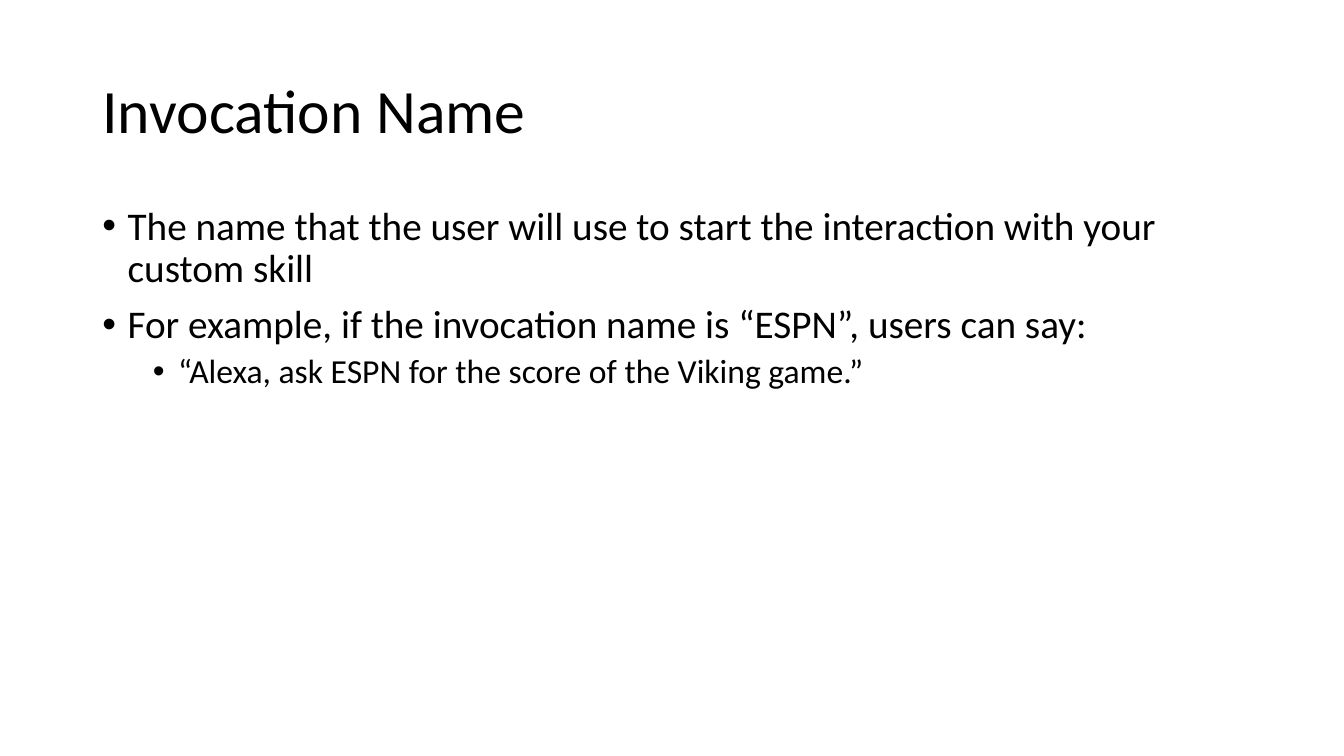
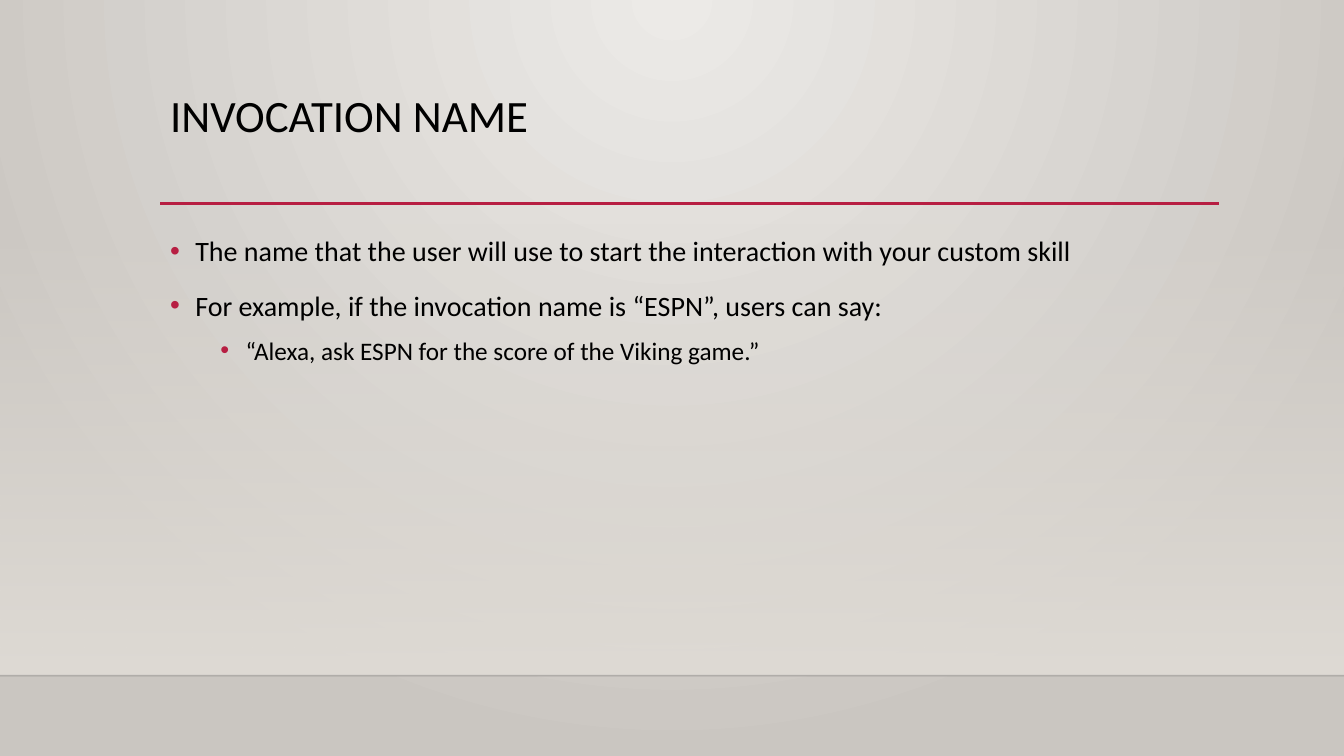
Before and after one commit to haydenwade/speaking-st-cloud-alexa-nodejs-public-apis, a slide deck: slide 6 of Building An Custom.pptx (slide 7 before the commit). Drawn at 1344x756 pixels with LibreOffice and Linux fonts; fonts in the diff are those of the drawing; background and template pictures are left out. Boxes give left, top, right and bottom in pixels: in the first picture for what was removed or moved away, otherwise in the second. Text is boxed around its words. In the diff, an @@ line names an element or a change of style, - is before the commit and + after.

```diff
--- a/Building An Custom.pptx
+++ b/Building An Custom.pptx
@@ background #FFFFFF to gradient #ECEAE7 to #CAC7C1 @@
@@ title "INVOCATION NAME" at (x1=170, y1=103, x2=528, y2=133): vertical alignment middle to top @@
@@ title at (x1=170, y1=103, x2=528, y2=133): text changed; size 44 to 32 pt @@
-Invocation Name
+INVOCATION NAME
@@ line added from (160, 204) to (1220, 204), #B71E42 2.5 pt @@
@@ rectangle added at (x1=0, y1=223, x2=1344, y2=676), fill gradient #DFDBD5 @@
@@ text "The name that the user ..." moved from (x1=128, y1=212, x2=1155, y2=389) to (x1=195, y1=241, x2=1070, y2=365) @@
@@ text "The name that the user ..." at (x1=195, y1=241, x2=1070, y2=365): size 28 to 20 pt in "The name that the user will use ...", "For example, if the invocation name is ..."; size 24 to 18 pt in "“Alexa, ask ESPN for the score of ..."; line spacing 0.9 to 1.2 @@
@@ line added from (0, 676) to (1344, 676), #000001 1 pt @@
```
Also in this commit, not shown: 12 other slides changed, 1 slide removed.
